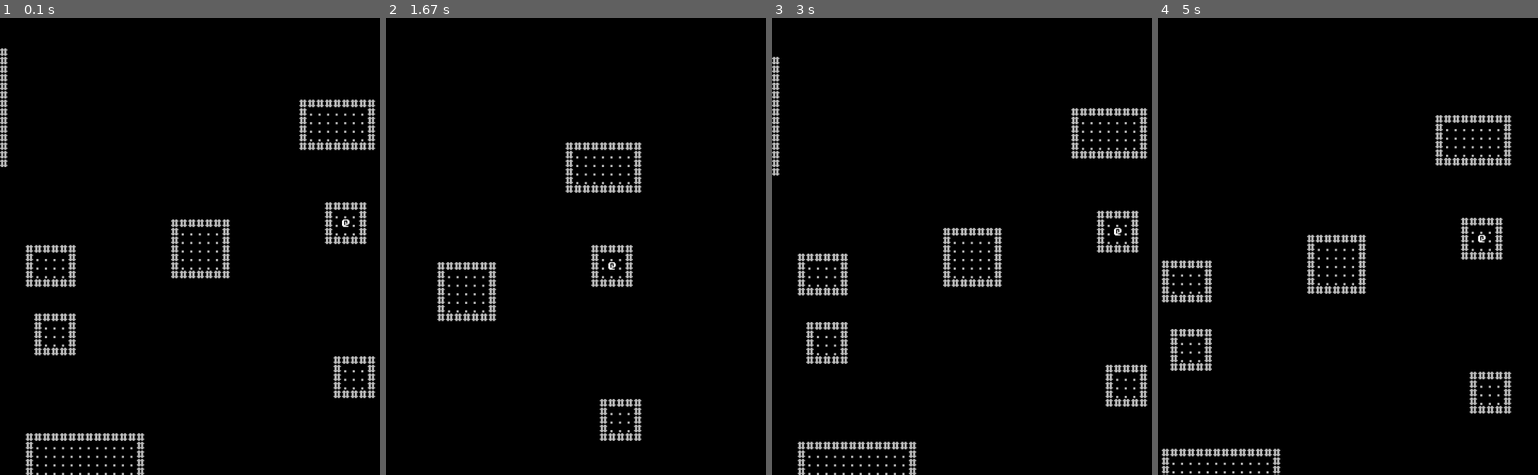
Above: before the commit, frames 1-4 (left to right).
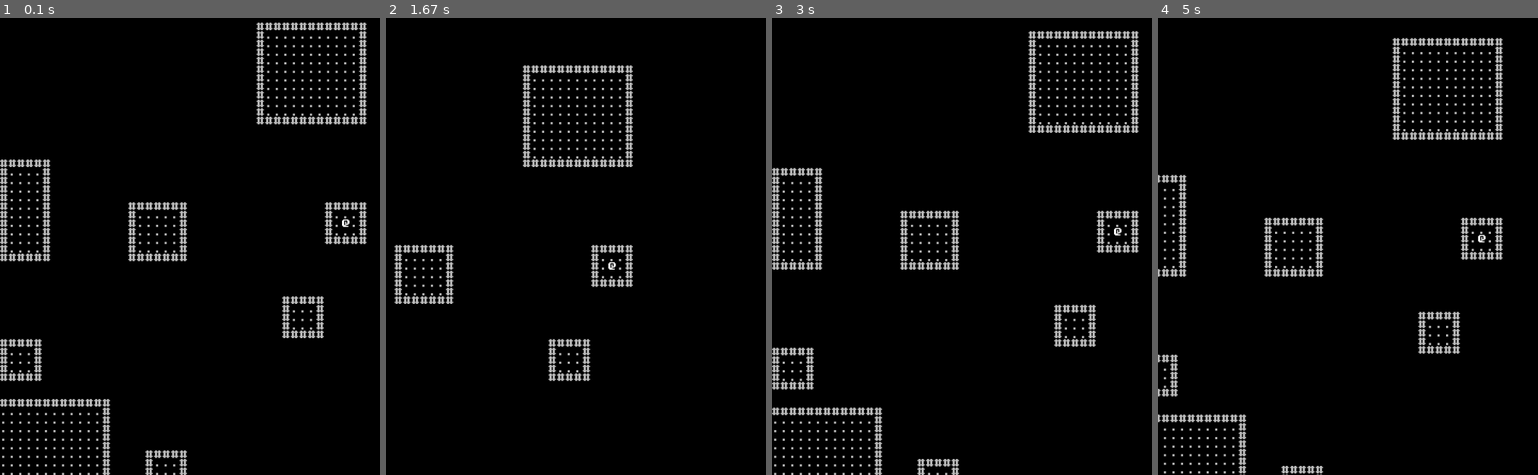
Above: after the commit, the same moments.

Repository: BlackHat-Magic/PyGame-Demo
Game: pygame game, started from app.py
Two runs of this game, one before a commit and one after it. Both use one fixed random seed, a clock stepped at 60 frames per second and the inputs below.
Inputs:
- Up to frame 1 (0.1 s): no input
- Up to frame 2 (1.67 s): hold D 0.33-0.8 s; hold W 0.83-1.13 s; hold D 1.17-1.63 s
- Up to frame 3 (3 s): hold A 1.67-2.2 s; hold S 2.23-2.53 s; hold A 2.57-2.97 s
- Up to frame 4 (5 s): hold W 3-3.37 s; hold D 3.4-4.03 s; hold S 4.07-4.43 s; hold A 4.47-4.93 s; hold D from 4.97 s (still down)

The runs differ from the first frame. In frame 1, 9.3% of the frame differs, in the area x 0-99%, y 0-100%; in frame 2, 4.8%; in frame 3, 9.1%; in frame 4, 7.8%.

Commit message:
pause menu

Diff:
--- a/app.py
+++ b/app.py
@@ -4,10 +4,15 @@
 from wfc_utils import Biome, Tile, World
 from dungeon_layout_generator import rooms
 from dungeon_room_generator import Floor
+from menus import render_main_menu, render_pause_menu
 
 sys.path.insert(1, "./controller")
 from camera import Camera
 from character import Character
+
+sys.path.insert(1, "./")
+from menus import render_main_menu
+from dungeon_crawler import render_dungeon
 
 # Initialize pygame, window
 pygame.init()
@@ -17,23 +22,30 @@
 clock = pygame.time.Clock()
 
 # define visuals
+background = pygame.Surface((width, height))
+background.fill("Black")
 font = pygame.font.Font("./graphics/font/GGBotNet_Public-Pixel-Font.ttf", 16)
 floor_char = font.render(".", False, "Gray")
 wall_char = font.render("#", False, "Gray")
-floor_char_b = font.render(".", False, "White")
-wall_char_b = font.render("#", False, "White")
-background = pygame.Surface((width, height))
-background.fill("Black")
 
 # generate dungeon
-world_floors = []
-for i in range(10):
-    world_floors.append(World(f"floor_{i}", rooms, (5, 5)))
-for floor in world_floors:
-    floor.generate()
-dungeon = []
-for i, floor in enumerate(world_floors):
-    dungeon.append(Floor(floor))
+def create_dungeon(sizes):
+    worlds = [World(f"floor_{i}", rooms, size) for i, size in enumerate(sizes)]
+    for world in worlds:
+        world.generate()
+    floors = [Floor(world) for world in worlds]
+    return(floors)
+dungeon = create_dungeon([
+    (5, 5),     # floor 1
+    (9, 9),     # floor secret 1
+    (7, 7),     # floor 2
+    (12, 12),   # floor secret 2
+    (9, 9),     # floor 3
+    (15, 15),   # floor secret 3
+    (12, 12),   # floor 4
+    (17, 17),   # floor 5
+    (20, 20)
+])
 floor = dungeon[0]
 
 # character and enemy
@@ -52,63 +64,64 @@
 character.pos_x *= 16
 character.pos_y *= 16
 character.target_pos = (character.pos_x, character.pos_y)
-
-# print(character.target_pos)
-
 camera.x = character.pos_x - width // 2
 camera.y = character.pos_y - height // 2
+
+paused = False
+main_menu = False
 
 # game loop
 while True:
     dt = clock.tick(120)
+
     # check for events
     for event in pygame.event.get():
         if(event.type == pygame.QUIT):
             pygame.quit()
             sys.exit()
+            continue
+        if(event.type == pygame.KEYDOWN and event.key == pygame.K_ESCAPE):
+            paused = not paused
 
     # get mouse
     mouse_pos = pygame.mouse.get_pos()
     mouse = pygame.mouse.get_pressed()
 
-    if(mouse[0]):
+    # point-and-click movement
+    if(mouse[0] and not paused):
         target_x, target_y = camera.get_mouse_world_position()
         target_x = (target_x + 8) // 16 * 16
         target_y = (target_y + 8) // 16 * 16
         character.target_pos = (target_x, target_y)
-    character.move_to_target()
 
-    camera.move()
+
+    # get keys
+    keys = pygame.key.get_pressed()
+
+    if(not paused):
+        # player controlled stuff
+        character.move_to_target()
+        camera.move()
+
+        # enemy stuff
 
     # render background
     screen.blit(background, (0, 0))
 
     # render the map
-    # for big_x in range(floor.grid.shape[0]):
-    #     for big_y in range(floor.grid.shape[1]):
-    #         room = floor.grid[big_x, big_y]
-    #         for small_x in range(room.grid.shape[0]):
-    #             for small_y in range(room.grid.shape[1]):
-    #                 coordinates = (big_x * 15 * 16 + small_x * 16, big_y * 15 * 16 + small_y * 16)
-    #                 tile = room.grid[small_x, small_y]
-    #                 if(tile == "w"):
-    #                     camera.render(screen, wall_char, coordinates)
-    #                     continue
-    #                 if(tile == "f"):
-    #                     camera.render(screen, floor_char, coordinates)
-    for x in range(floor.grid.shape[0]):
-        for y in range(floor.grid.shape[1]):
-            tile = floor.grid[x, y]
-            coordinates = (x * 16, y * 16)
-            if(tile == "w"):
-                camera.render(screen, wall_char, coordinates)
-                continue
-            if(tile == "f"):
-                camera.render(screen, floor_char, coordinates)
+    render_dungeon(floor, camera, screen, wall_char, floor_char)
 
     # render character
     camera.render(screen, character.surface, (character.pos_x, character.pos_y))
     character.render_billboard(camera)
 
+    # render pause menu
+    if(paused):
+        render_pause_menu(screen, font)
+
+    # render main menu
+    if(main_menu):
+        render_main_menu(screen, font)
+
     # render to window & handle clock stuff
     pygame.display.update()
--- /dev/null
+++ b/dungeon_crawler.py
@@ -0,0 +1,10 @@
+def render_dungeon(floor, camera, screen, wall_char, floor_char):
+    for x in range(floor.grid.shape[0]):
+        for y in range(floor.grid.shape[1]):
+            tile = floor.grid[x, y]
+            coordinates = (x * 16, y * 16)
+            if(tile == "w"):
+                camera.render(screen, wall_char, coordinates)
+                continue
+            if(tile == "f"):
+                camera.render(screen, floor_char, coordinates)
--- a/generator/dungeon_room_generator.py
+++ b/generator/dungeon_room_generator.py
@@ -77,7 +77,9 @@
 
 class Floor():
     def __init__(self, world: World):
+        # get the rooms
         self.width, self.height = world.grid.shape
+        self.rooms = numpy.empty((self.width, self.height), dtype=object)
         self.width *= 15
         self.height *= 15
         self.start_coordinates = (0, 0)
--- /dev/null
+++ b/menus.py
@@ -0,0 +1,56 @@
+import pygame
+
+title = [
+    " _   _   _   _   _____   _   _____   _     ____   __    ",
+    "| | | | | \ | | |_   _| | | |_   _| | |   |  __| | . \  ",
+    "| | | | |  \| |   | |   | |   | |   | |   | |_   | |\ \ ",
+    "| | | | | \ ` |   | |   | |   | |   | |   |  _|  | || |",
+    "| |_| | | |\  |   | |   | |   | |   | |__ | |__  | |/ / ",
+    "\_____/ |_| \_|   |_|   |_|   |_|   |____||____| |__ /  "
+]
+
+pause_menu = [
+    "+-------------------------+ ",
+    "|                         |",
+    "|       Game Paused       |",# Game Paused
+    "|       ~~~~~~~~~~~       |",# ~~~~~~~~~~~
+    "|                         |",
+    "|                         |",
+    "|                         |",
+    "|                         |",
+    "|                         |",# Continue
+    "|                         |",
+    "|                         |",
+    "|                         |",# Restart
+    "|                         |",
+    "|                         |",
+    "|                         |",# Save and quit
+    "|                         |",
+    "|                         |",
+    "|                         |",
+    "|                         |",
+    "+-------------------------+",
+]
+
+hotbar = [
+]
+
+def render_main_menu(screen, font):
+    for y, row in enumerate(title):
+        for x, char in enumerate(row):
+            if(char == " "):
+                continue
+            char = font.render(char, False, "White")
+            screen.blit(char, (x * 16, y * 16))
+
+def render_pause_menu(screen, font):
+    width, height = pygame.display.get_surface().get_size()
+    x_offset = width // 32 - len(pause_menu[0]) // 2
+    y_offset = height // 32 - len(pause_menu) // 2
+    pause_background = pygame.Surface((len(pause_menu[0]) * 16 - 16, len(pause_menu) * 16))
+    pause_background.fill("Black")
+    screen.blit(pause_background, (x_offset * 16, y_offset * 16))
+    for y, row in enumerate(pause_menu):
+        for x, char in enumerate(row):
+            char = font.render(char, False, "White")
+            screen.blit(char, (x * 16 + x_offset * 16, y * 16 + y_offset * 16))
